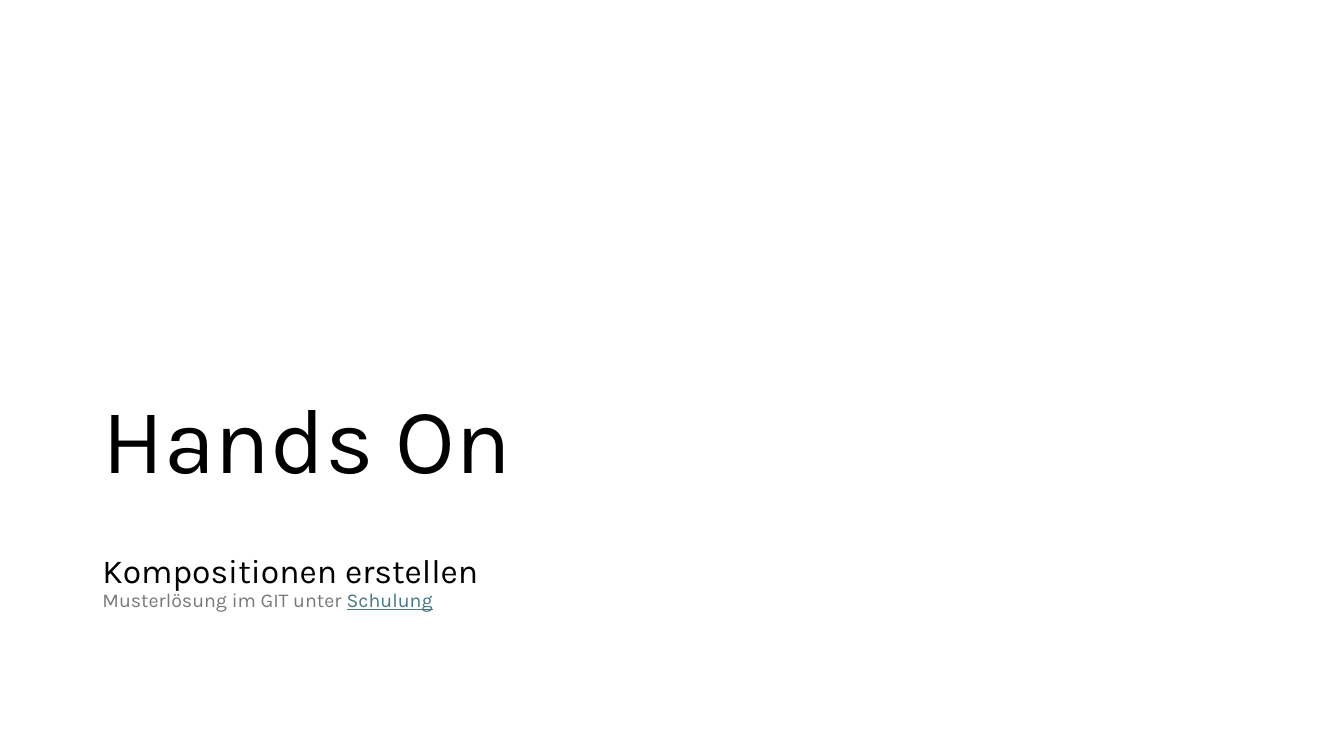
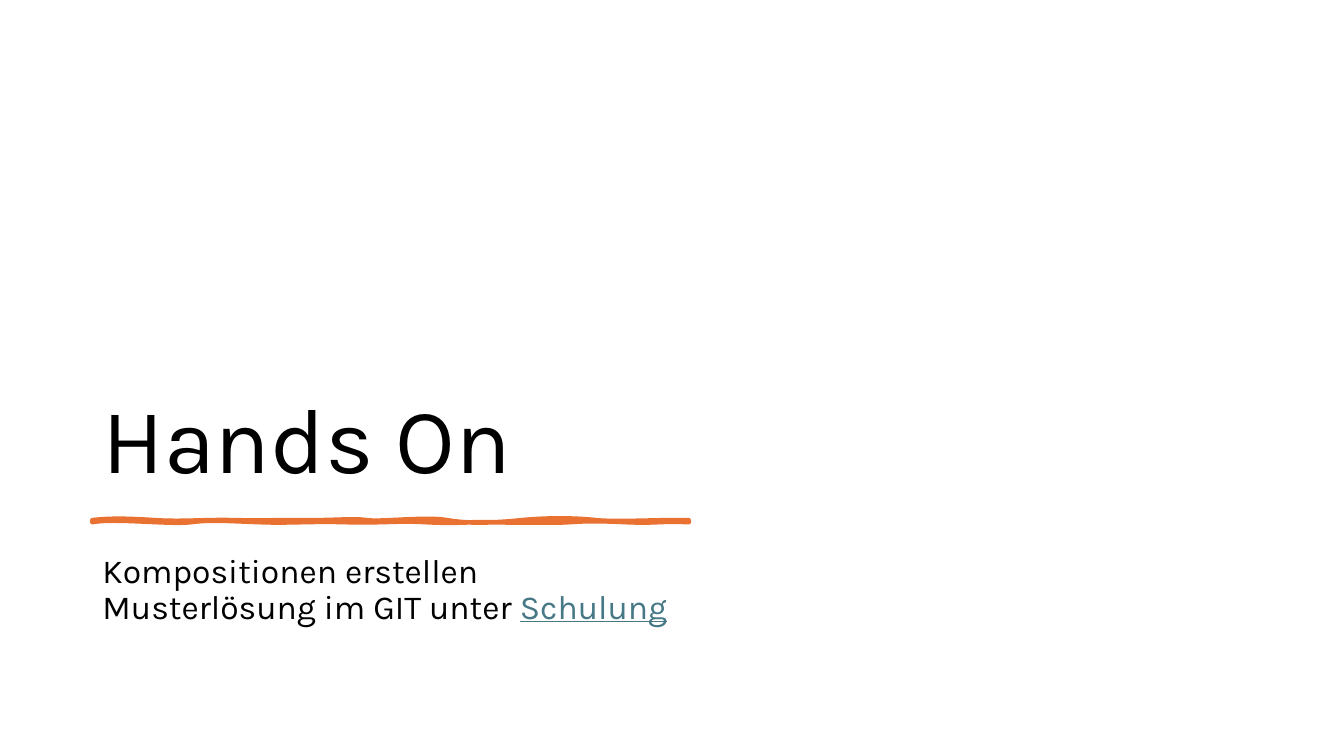
Before and after one commit to DevelopmentBvise/Schulung, a slide deck: slide 26 of CDS presentation/Deutsch/Tag1_Data Modeling with Core Data Services.pptx. Drawn at 1344x756 pixels with LibreOffice and Linux fonts; fonts in the diff are those of the drawing. Boxes give left, top, right and bottom in pixels: in the first picture for what was removed or moved away, otherwise in the second. Text is boxed around its words. In the diff, an @@ line names an element or a change of style, - is before the commit and + after.

```diff
--- a/CDS presentation/Deutsch/Tag1_Data Modeling with Core Data Services.pptx
+++ b/CDS presentation/Deutsch/Tag1_Data Modeling with Core Data Services.pptx
@@ freeform shape added at <box>93,520,690,522</box>, fill #E97132, outline #E97132 3.25 pt @@
@@ text "Kompositionen erstellen Musterlösung im GIT ..." at <box>102,560,667,628</box>: size 14 to 24 pt in "Musterlösung im GIT unter Schulung"; text colour #797979 to #000000 in "Musterlösung im GIT unter" @@
```
Also in this commit, not shown: 4 other slides changed, 2 other files.
